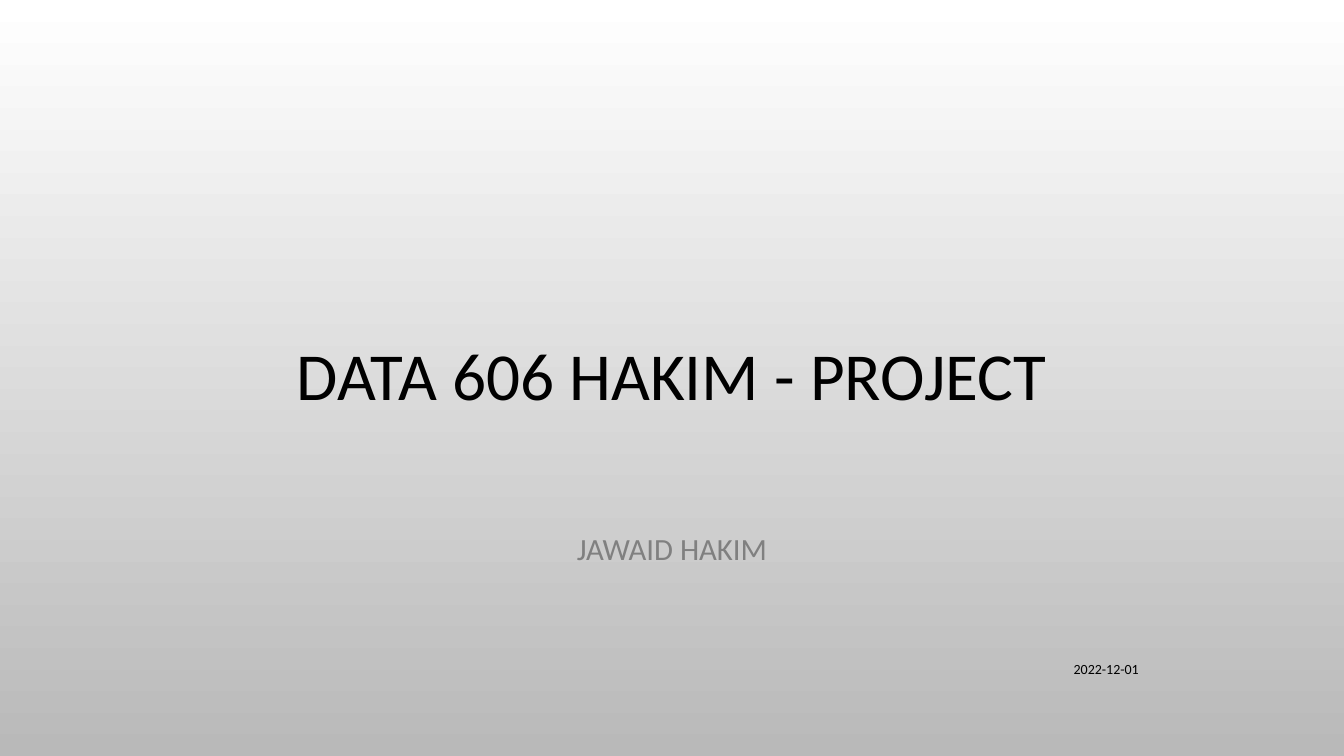
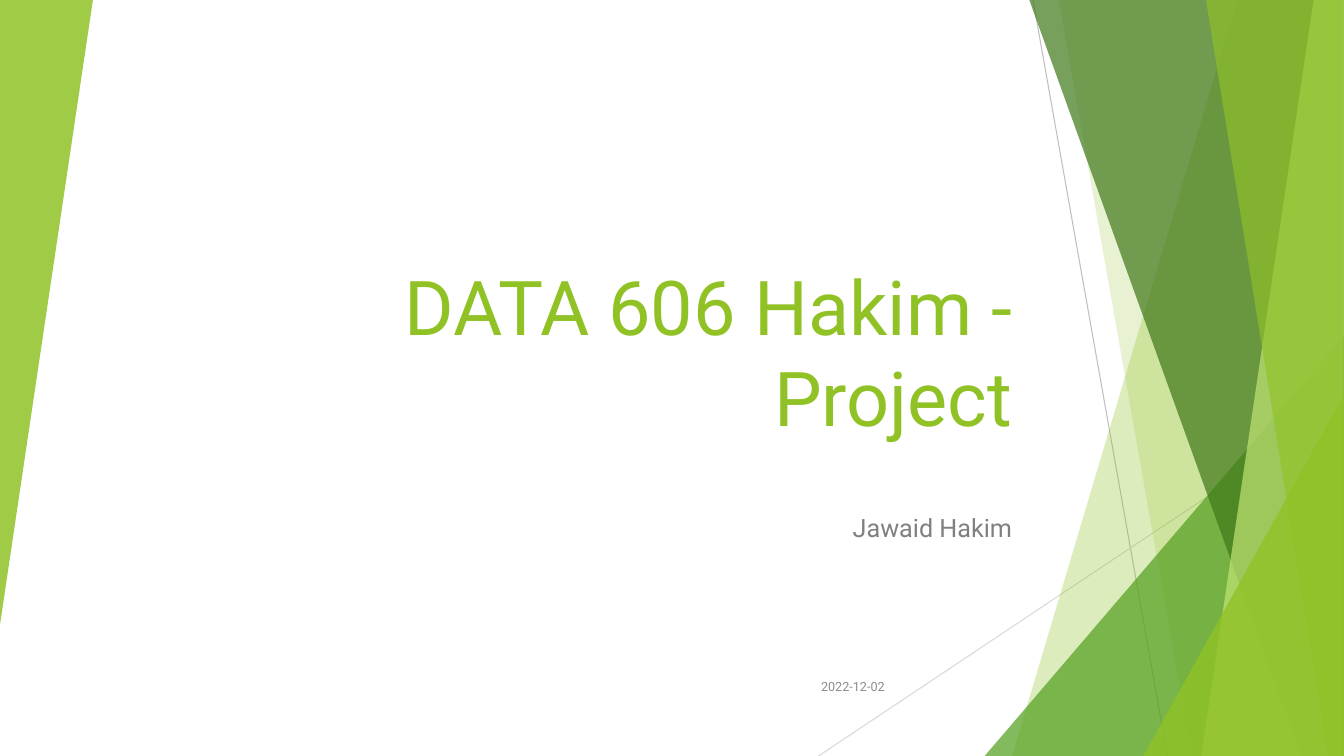
Before and after one commit to himalayahall/CUNY-DATA606, a slide deck: slide 1 of Project/Hakim-Project.pptx. Drawn at 1344x756 pixels with LibreOffice and Linux fonts; fonts in the diff are those of the drawing; background and template pictures are left out. Boxes give left, top, right and bottom in pixels: in the first picture for what was removed or moved away, otherwise in the second. Text is boxed around its words. In the diff, an @@ line names an element or a change of style, - is before the commit and + after.

```diff
--- a/Project/Hakim-Project.pptx
+++ b/Project/Hakim-Project.pptx
@@ background picture (left out) to #FFFFFF @@
@@ group added at [0,0,1344,756]: 5 freeform shapes, 3 triangles, 2 lines @@
@@ title at [405,278,1012,442]: text changed; size 48 to 54 pt; font Calibri to Roboto; text colour #000000 to #90C226 @@
-DATA 606 HAKIM - PROJECT
+DATA 606 Hakim - Project
@@ subtitle at [853,518,1012,537]: text changed; size 22 to 18 pt; font Calibri to Roboto @@
-JAWAID HAKIM
+Jawaid Hakim
@@ text at [821,682,885,691]: text changed; size 10 to 9 pt; font Calibri to Roboto; text colour #000000 to #8C8C8C @@
-2022-12-01
+2022-12-02
```
Also in this commit, not shown: 15 other slides changed, 1 slide added, 1 slide removed, 2 other files.
